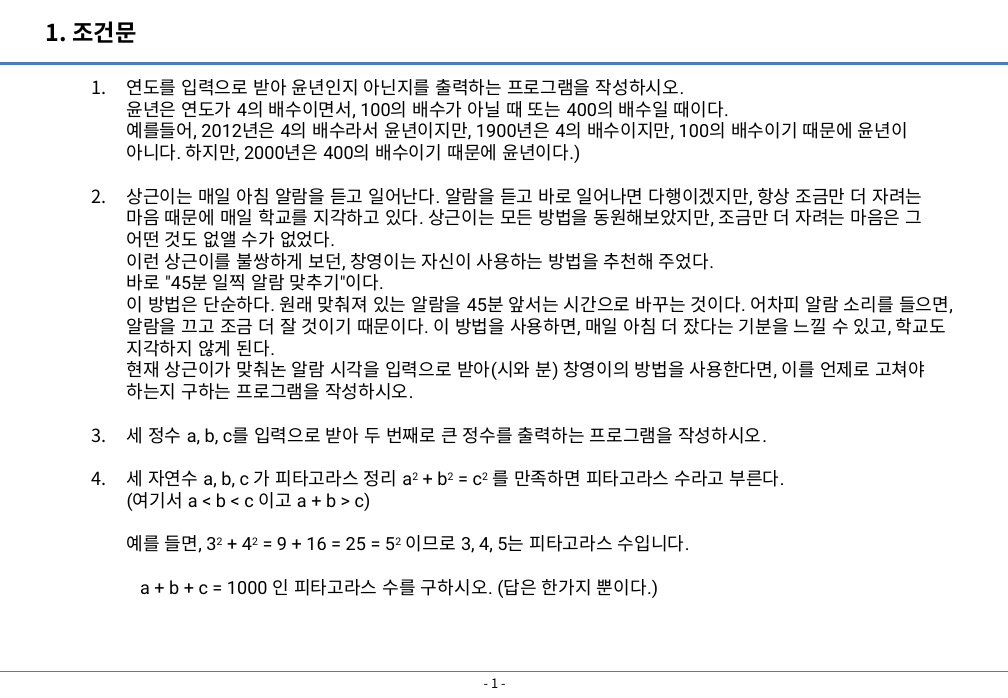
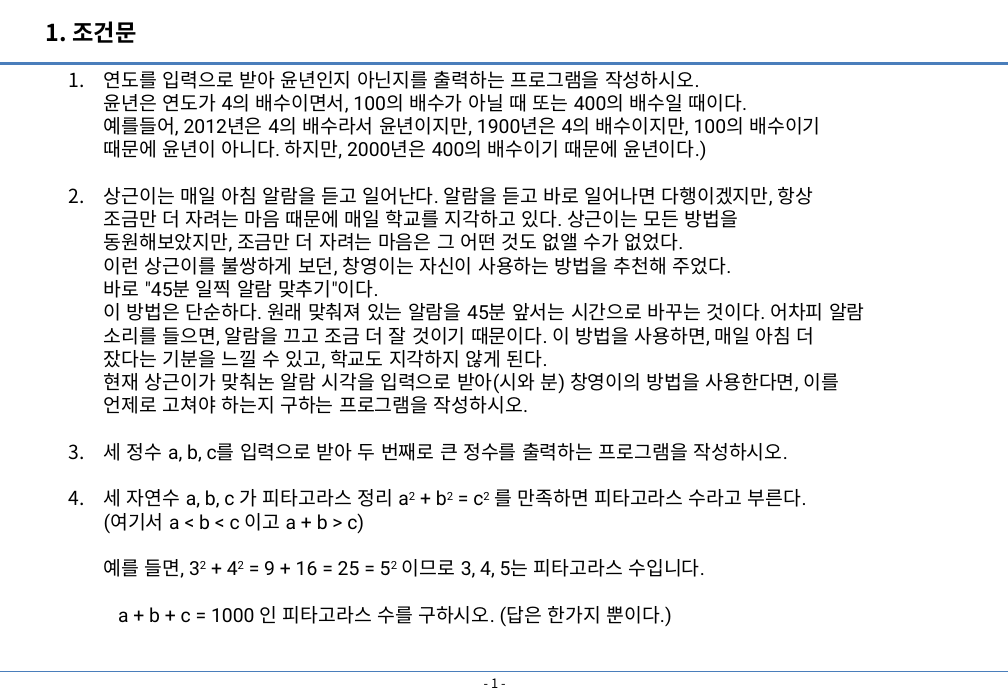
Before and after one commit to JadenChoi94/Python_Lecture, a slide deck: slide 2 of Quiz/파이썬 연습문제.pptx. Drawn at 1008x698 pixels with LibreOffice and Linux fonts; fonts in the diff are those of the drawing. Boxes give left, top, right and bottom in pixels: in the first picture for what was removed or moved away, otherwise in the second. Text is boxed around its words. In the diff, an @@ line names an element or a change of style, - is before the commit and + after.

```diff
--- a/Quiz/파이썬 연습문제.pptx
+++ b/Quiz/파이썬 연습문제.pptx
@@ text "연도를 입력으로 받아 윤년인지 아닌지를 ...": place and size @@
-text "연도를 입력으로 받아 윤년인지 아닌지를 ..." at <box>127,79,953,598</box>
+text "연도를 입력으로 받아 윤년인지 아닌지를 ..." at <box>104,71,865,626</box>
@@ text "연도를 입력으로 받아 윤년인지 아닌지를 ..." at <box>104,71,865,626</box>: size 14 to 15 pt @@
```
Also in this commit, not shown: 11 other files.
